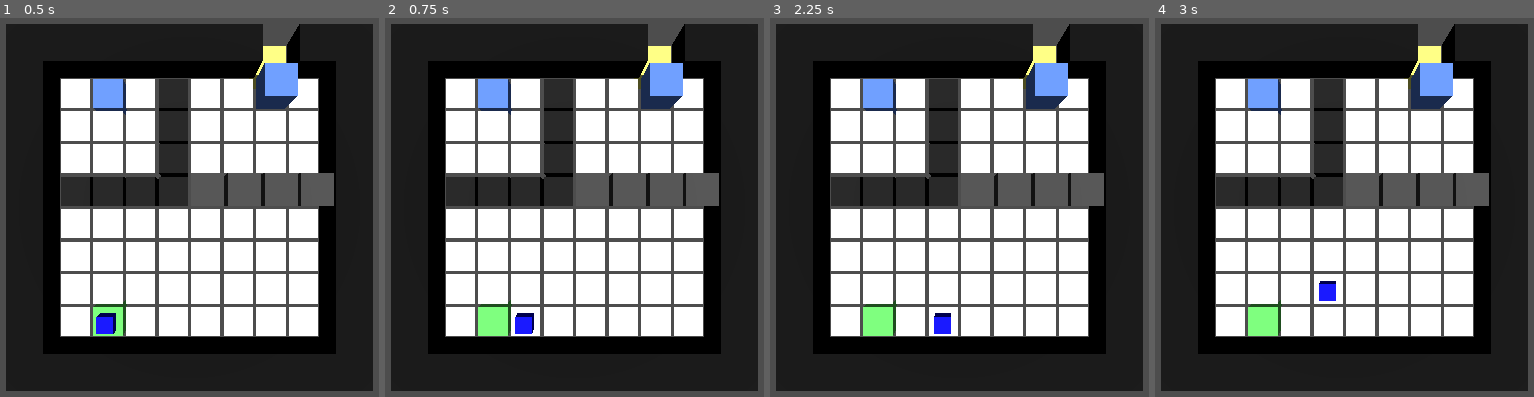
Above: before the commit, frames 1-4 (left to right).
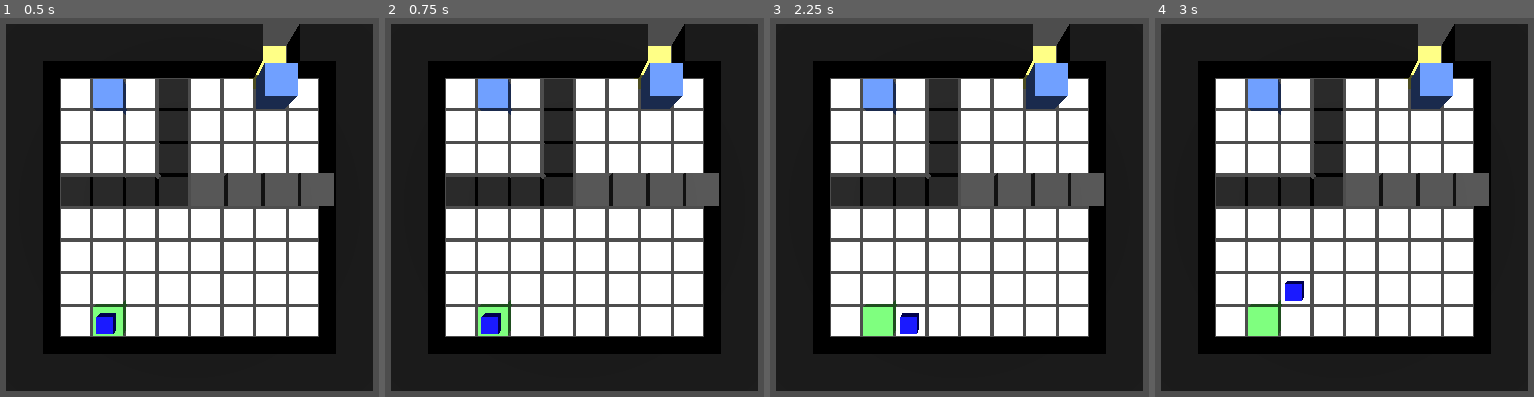
Above: after the commit, the same moments.

Repository: JaggerV20/reflectionsGameJam
Game: Godot game, scene res://Scenes/JTestScene.tscn
The game is run twice, just before and just after one commit, with the same random seed, the same clock (stepped at 60 frames per second) and the same inputs.
Inputs:
- Up to frame 1 (0.5 s): no input
- Up to frame 2 (0.75 s): tap Enter at 0.5 s; hold Right (ui_right) from 0.53 s (still down); tap R (reflect, bound only after the commit) at 0.6 s
- Up to frame 3 (2.25 s): tap Space at 1.25 s; release Right (ui_right) at 1.28 s; hold Down (ui_down) 1.28-2.03 s; tap R (reflect, bound only after the commit) at 1.35, 2.1 s; tap Enter at 2 s; hold Right (ui_right) from 2.03 s (still down)
- Up to frame 4 (3 s): tap Space at 2.75 s; release Right (ui_right) at 2.78 s; hold Up (ui_up) from 2.78 s (still down); tap R (reflect, bound only after the commit) at 2.85 s

Frame 1 is identical in both runs. In frame 2, 0.6% of the frame differs, in the area x 25-40%, y 77-84%; in frame 3, 0.5%; in frame 4, 0.5%.

Commit message:
Added basic reflect system
Pressing "r" will return a unit to the start of their turn. Units can only move right now, so this will need to be updated. I'll probably have each element of the actionStack be a dictionary that notes what the tile was.
I'm going to implement unit selection next since I feel like it's important for the actual puzzle components and unit actions.

Diff:
--- a/Scripts/StageHandler.gd
+++ b/Scripts/StageHandler.gd
@@ -32,6 +32,8 @@
 }
 #Possibly not necessary
 var unitsArray = []
+#Needs to be set whenever the player moves to the next unit
+var actionStack = []
 #Stage handler checks if the player input is valid. It will change the map if needed, then allow player movement
 signal authorizeInput
 
@@ -99,6 +101,8 @@
 	unitsArray.resize(units.size())
 	var unitArrayIndex = 0
 	for unit in units:
+		if(unitArrayIndex == 0):
+			actionStack.resize(unit.turnCount)
 		unitsArray[unitArrayIndex] = unit
 		unit.mapWidth = mapWidth
 		unit.mapLength = mapLength
@@ -108,6 +112,7 @@
 		unit.xPos = (startIndex % mapLength) + 0.5
 		unit.playerInput.connect(_on_player_input)
 		unit.reflect.connect(_on_player_reflect)
+		unit.nextUnit.connect(_on_next_unit)
 		#Attach scripts once I write them
 
 
@@ -115,11 +120,23 @@
 func _process(delta: float) -> void:
 	pass
 
+#This method will check if an action is legal, like if the player can walk on the tile
+#It also needs to handle tile changes, such as filling or breaking tiles.
+#This is how I'll store the action stack for reflects
 func _on_player_input(unit : Node3D):
 	var wantedTile = stageMap[unit.nextIndex]
 	#Simple movement test
-	print(wantedTile["Walkable"])
+	if(wantedTile["Walkable"]):
+		actionStack[unit.turnCount - 1] = unit.unitIndex
 	authorizeInput.emit(wantedTile["Walkable"])
 
 func _on_player_reflect(unit : Node3D):
+	for action in actionStack:
+		if(action != null):
+			unit.unitIndex = action
+	unit.nextIndex = unit.unitIndex
+	unit.zPos = (unit.unitIndex / mapWidth) + 0.5
+	unit.xPos = (unit.unitIndex % mapLength) + 0.5
+	unit.currentTurnCount = actionStack.size()
+func _on_next_unit():
 	pass
--- a/Scripts/Unit.gd
+++ b/Scripts/Unit.gd
@@ -11,12 +11,14 @@
 var unitIndex = 0
 var nextIndex = 0 #Safety. Find the next index, check if it's legal
 var turnCount = 12
+var currentTurnCount = turnCount
 var canReflect = true
 var isAlive = true
 
 #"Propose" movement to the stage handler. Send unit identifier. Stage handler will check if nextIndex is valid
 signal playerInput
 signal reflect
+signal nextUnit
 
 # Called when the node enters the scene tree for the first time.
 func _ready() -> void:
@@ -27,29 +29,32 @@
 
 # Called every frame. 'delta' is the elapsed time since the previous frame.
 func _process(delta: float) -> void:
+	global_position.x = xPos
+	global_position.z = zPos
+	if(currentTurnCount == 0):
+		isAlive = false
 	if(isAlive):
-		global_position.x = xPos
-		global_position.z = zPos
 		if(Input.is_action_just_pressed("ui_up")):
-			print("up")
 			nextIndex -= mapWidth
 		elif(Input.is_action_just_pressed("ui_down")):
-			print("down")
 			nextIndex += mapWidth
 		elif(Input.is_action_just_pressed("ui_left")):
-			print("left")
 			nextIndex -= 1
 		elif(Input.is_action_just_pressed("ui_right")):
-			print("right")
 			nextIndex += 1
 		if(nextIndex != unitIndex):
 			playerInput.emit(self)
-
+	if(canReflect and (currentTurnCount != turnCount) and Input.is_action_just_pressed("reflect")):
+		#I just set reflect to r
+		canReflect = false
+		reflect.emit(self)
 
 func _on_stage_response(allowed : bool):
 	if(allowed):
 		unitIndex = nextIndex
 		zPos = (unitIndex / mapWidth) + 0.5
 		xPos = (unitIndex % mapLength) + 0.5
+		currentTurnCount -= 1
+		print(currentTurnCount)
 	else:
 		nextIndex = unitIndex
--- a/project.godot
+++ b/project.godot
@@ -15,6 +15,14 @@
 config/features=PackedStringArray("4.3", "GL Compatibility")
 config/icon="res://icon.svg"
 
+[input]
+
+reflect={
+"deadzone": 0.5,
+"events": [Object(InputEventKey,"resource_local_to_scene":false,"resource_name":"","device":0,"window_id":0,"alt_pressed":false,"shift_pressed":false,"ctrl_pressed":false,"meta_pressed":false,"pressed":false,"keycode":0,"physical_keycode":82,"key_label":0,"unicode":0,"location":0,"echo":false,"script":null)
+]
+}
+
 [rendering]
 
 renderer/rendering_method="gl_compatibility"
